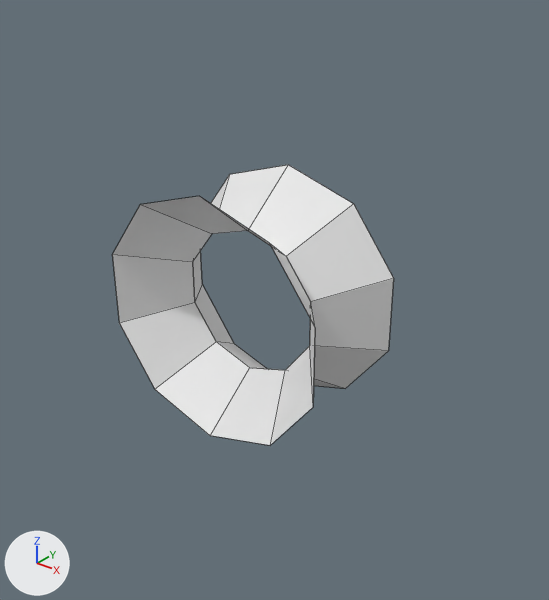
An edit to the Blender file models/mass_driver.blend, drawn before and after from the same camera.
One viewpoint serves both versions: a camera (50 mm lens) standing at (56.7, -65.6, 42.2) and looking at (2.5, 2.1, 0.2). Every picture has the same lights, and +X, +Y and +Z are marked at lower left. Mesh edges are drawn as thin lines.
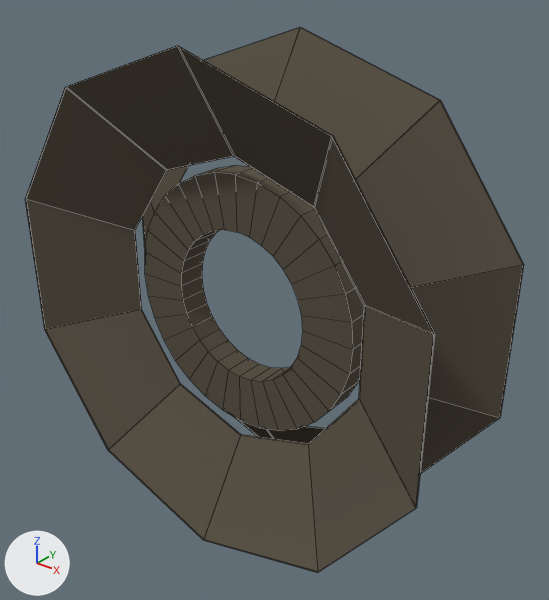
Commit message: Forgot to save mass driver model

What differs and where, as boxes (x1, y1, x2, y2) in the pictures (549 x 600 px):
```json
{"object": "Circle.001", "change": "reshaped, moved, turned, rescaled", "before": [193, 165, 394, 389], "after": [25, 46, 435, 572]}
{"object": "Circle.000", "change": "added", "after": [142, 28, 524, 474], "on screen": "brown"}
{"object": "Circle", "change": "reshaped, moved, rescaled", "before": [112, 196, 315, 445], "after": [145, 165, 364, 431], "on screen": "8% wider, 7% taller"}
{"part": 1, "of": "me_circle_002", "change": "added", "after": [25, 46, 435, 572], "on screen": "brown"}
{"part": 2, "of": "me_circle_002", "change": "recoloured", "before": [193, 165, 394, 389]}
```

The change, as JSON lines over the scene's bpy script:
```json
{"op": "add", "block": "mat_material_001", "code": ["mat_material_001 = diffuse_material('Material.001')", "mat_material_001.base_color = (0.112, 0.0953, 0.0704)  # brown #5e574b"]}
{"block": "me_circle_002", "where": "# used by ob_circle_001; location = (0.0, 8.0, 0.0); rotation_euler = (-1.571, 0.0, 0.0), in degrees (-90, 0, 0); scale = (16.8, 16.0, 1.0)"}
{"op": "remove", "block": "me_circle_002", "code": "me_circle_002.from_pydata(...)  # 30 vertices, 20 faces; spans x -0.95..0.95, y -1.0..1.0, z -8.0..0.0"}
{"op": "add", "block": "me_circle_002", "code": "me_circle_002.from_pydata(...)  # 60 vertices, 60 faces; spans x -0.95..0.95, y -1.0..1.0, z -8.0..0.17"}
{"block": "me_circle_002", "change": "me_circle_002 part 1"}
{"block": "me_circle_002", "change": "10 vertices are added at x -0.95..0.95, y -1.0..1.0, z 0.17"}
{"block": "me_circle_002", "change": "20 new vertices lie (0.0, 0.0, 0.17) away from vertices in x -0.95..0.95, y -1.0..1.0, z -8.0..0.0"}
{"block": "me_circle_002", "change": "40 new faces join them"}
{"block": "me_circle_002", "change": "me_circle_002 part 2: 20 faces spanning x -0.95..0.95, y -1.0..1.0, z -8.0..0.0 switch from no material to mat_material_001 (brown #5e574b)"}
{"block": "me_circle_001", "where": "# used by ob_circle; location = (0.0, -8.0, 0.0); rotation_euler = (1.571, 0.0, 0.0), in degrees (90, 0, 0); scale = (16.8, 16.0, 1.0)"}
{"op": "remove", "block": "me_circle_001", "code": "me_circle_001.from_pydata(...)  # 30 vertices, 20 faces; spans x -0.95..0.95, y -1.0..1.0, z -8.0..0.0"}
{"op": "add", "block": "me_circle_001", "code": "me_circle_001.from_pydata(...)  # 128 vertices, 128 faces; spans x -1.7..1.7, y -1.7..1.7, z 0.0..4.0"}
{"block": "me_circle_001", "change": "me_circle_001 part 3"}
{"block": "me_circle_001", "change": "28 vertices are removed from x -0.95..0.95, y -1.0..1.0, z -8.0..0.0"}
{"block": "me_circle_001", "change": "20 faces are deleted"}
{"block": "me_circle_001", "change": "62 vertices are added at x -1.7..1.7, y -1.7..1.7, z 0.0"}
{"block": "me_circle_001", "change": "64 new vertices lie (0.0, 0.0, 4.0) away from vertices in x -1.7..1.7, y -1.7..1.7, z 0.0"}
{"block": "me_circle_001", "change": "128 new faces join them"}
{"op": "add", "block": "me_circle_001", "code": "me_circle_001.materials.append(mat_material_001)  # brown #5e574b"}
{"op": "add", "block": "me_circle_003", "code": ["me_circle_003 = bpy.data.meshes.new('Circle.003')", "me_circle_003.from_pydata(...)  # 60 vertices, 60 faces; spans x -0.95..0.95, y -1.0..1.0, z -8.0..0.17", "me_circle_003.materials.append(mat_material_001)  # brown #5e574b"]}
{"op": "set", "path": "ob_circle_001.location", "old": "(0.0, 8.0, 0.0)", "new": "(0.0, -10.0, 0.0)"}
{"op": "set", "path": "ob_circle_001.rotation_euler", "old": "(-1.571, 0.0, 0.0)", "new": "(1.571, 0.0, 0.0)", "note": "degrees (-90, 0, 0) -> degrees (90, 0, 0)"}
{"op": "set", "path": "ob_circle_001.scale", "old": "(16.8, 16.0, 1.0)", "new": "(32.0, 32.0, 1.0)"}
{"op": "set", "path": "ob_circle.location", "old": "(0.0, -8.0, 0.0)", "new": "(0.0, 2.0, 0.0)"}
{"op": "set", "path": "ob_circle.scale", "old": "(16.8, 16.0, 1.0)", "new": "(10.0, 10.0, 1.0)"}
{"op": "add", "block": "ob_circle_000", "code": ["ob_circle_000 = bpy.data.objects.new('Circle.000', me_circle_003)", "ob_circle_000.location = (0.0, 10.0, 0.0)", "ob_circle_000.rotation_euler = (-1.571, 0.0, 0.0)  # degrees (-90, 0, 0)", "ob_circle_000.scale = (32.0, 32.0, 1.0)"]}
```
